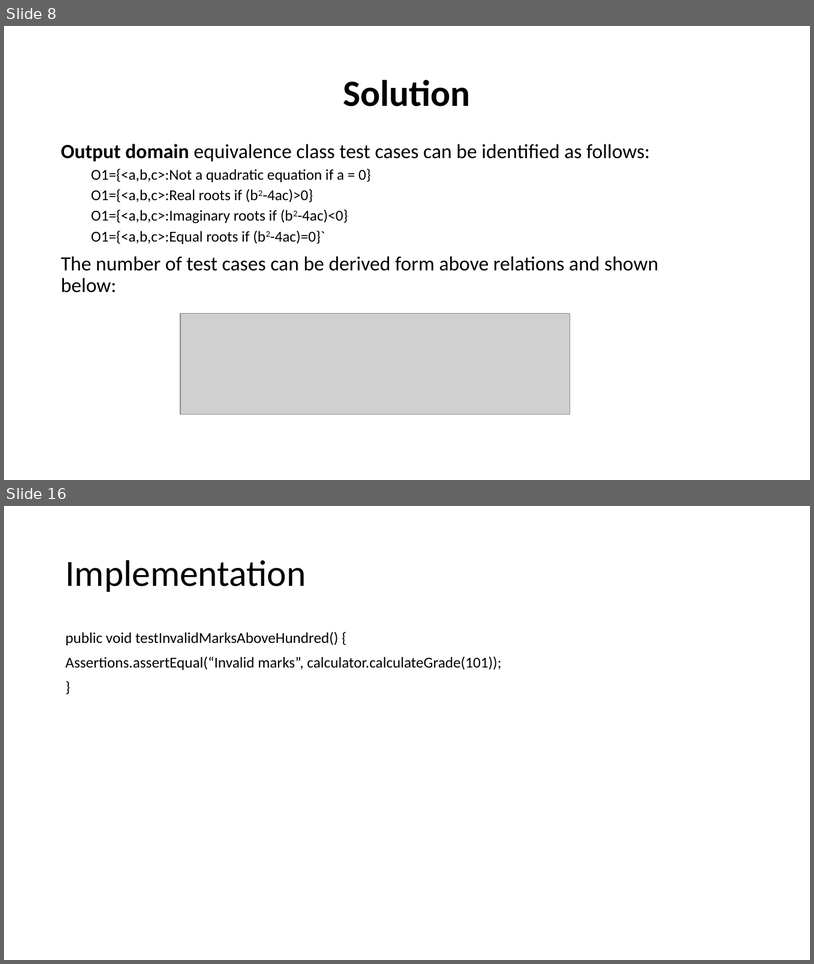
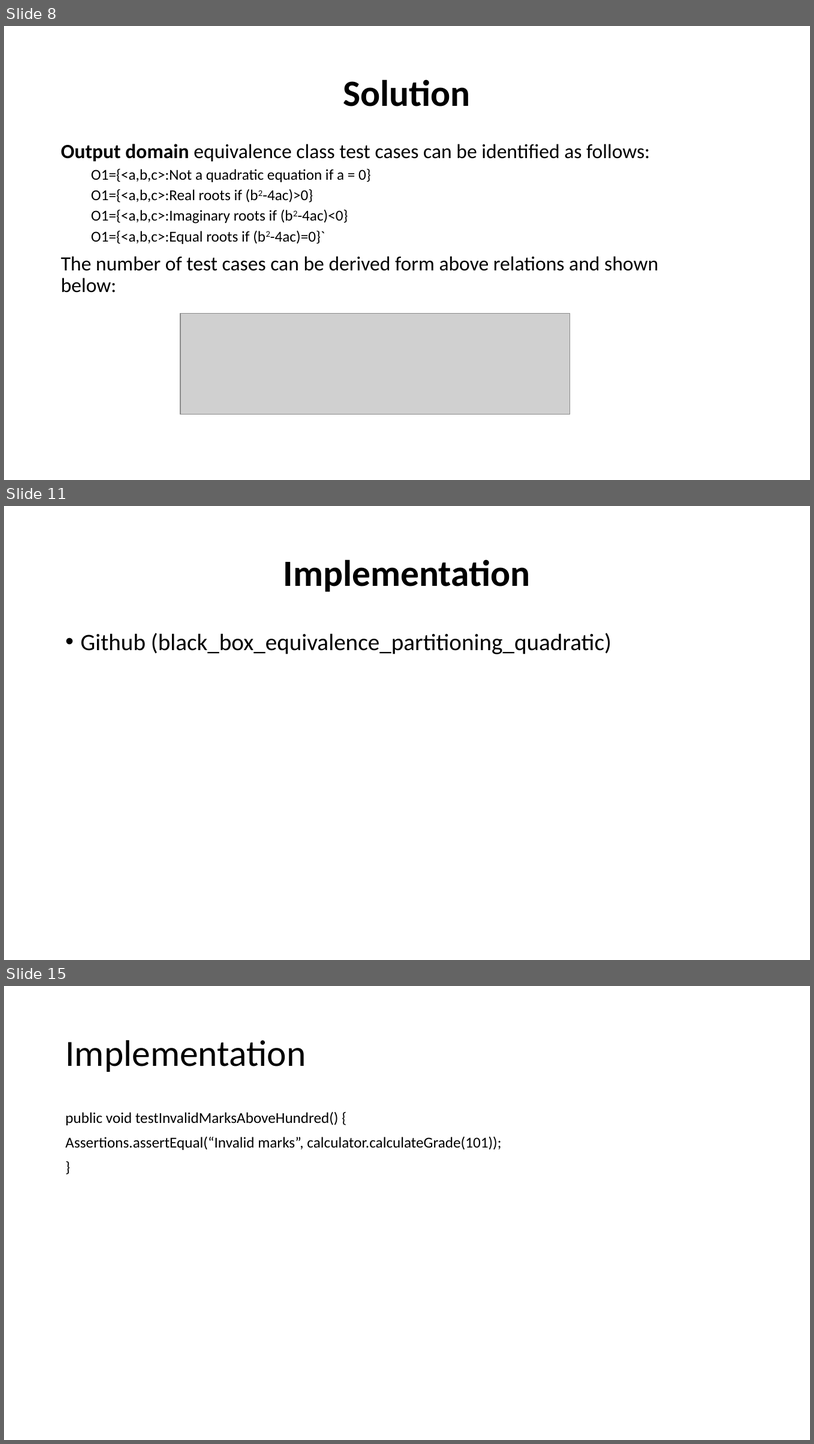
Before and after one commit to nashurgessa/Software-Testing-batch-2022-23, a slide deck: slides/L8_Equivalence Partitioning .pptx. Shown one above the other, each under a label of ours: slides 8 and 16 before the commit, slides 8, 11 and 15 after it; the slides between them are not shown. The pictures are 814x964 and 814x1444 pixels, drawn with LibreOffice and Linux fonts; fonts in the diff are those of the drawing; grey boxes stand for pictures. Boxes give left, top, right and bottom in pixels: in the first picture for what was removed or moved away, otherwise in the second. Text is boxed around its words. In the diff, an @@ line names an element or a change of style, - is before the commit and + after.

Commit message:
black_box_slides

```diff
--- a/slides/L8_Equivalence Partitioning .pptx
+++ b/slides/L8_Equivalence Partitioning .pptx
@@ slide 11 added at box(4, 506, 810, 960), background #FFFFFF @@
@@ title added at box(284, 559, 531, 592), 44 pt, text #000000, bold @@
+Implementation
@@ text added at box(81, 633, 612, 654), 28 pt, text #000000 @@
+• Github (black_box_equivalence_partitioning_quadratic)
@@ what was slide 16 is now slide 15 @@
```
Also in this commit, not shown: 8 slides changed, 2 slides removed, 12 other files.
